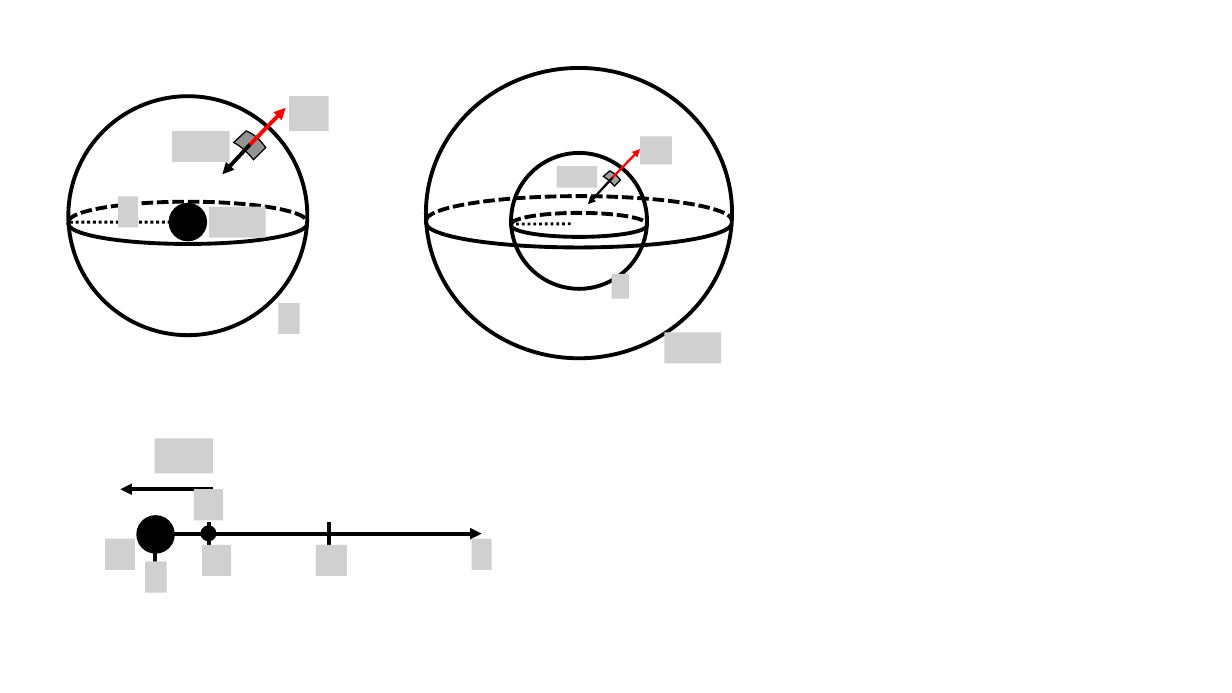
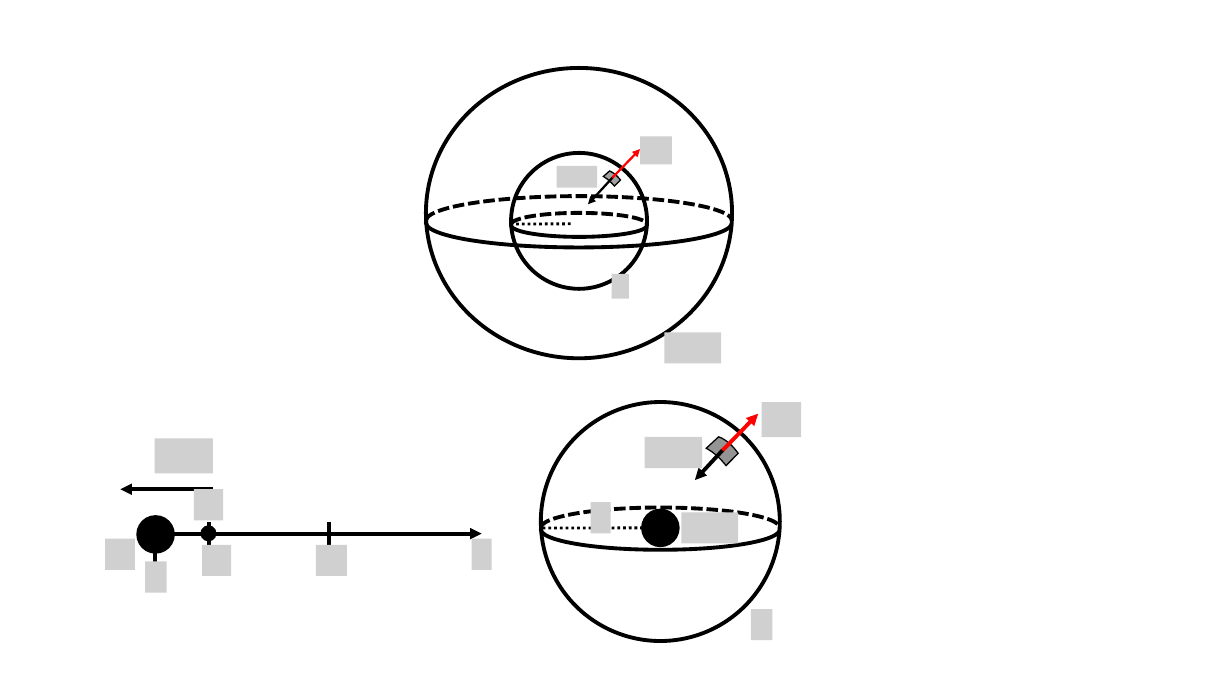
Before and after one commit to OSTP/PhysicsArtofModelling, a slide deck: slide 5 of tex/figures/Gravity/Figures.pptx (slide 4 before the commit). Drawn at 1232x693 pixels with LibreOffice and Linux fonts; fonts in the diff are those of the drawing; grey boxes stand for pictures; background and template pictures are left out. Boxes give left, top, right and bottom in pixels: in the first picture for what was removed or moved away, otherwise in the second. Text is boxed around its words. In the diff, an @@ line names an element or a change of style, - is before the commit and + after.

```diff
--- a/tex/figures/Gravity/Figures.pptx
+++ b/tex/figures/Gravity/Figures.pptx
@@ 5 pictures, 2 arc (boxed as its full ellipse)s, 1 ellipse, 1 line, 1 arrow: place and size @@
-5 pictures, 2 arc (boxed as its full ellipse)s, 1 ellipse, 1 line, 1 arrow at bbox=[68, 96, 329, 335]
+5 pictures, 2 arc (boxed as its full ellipse)s, 1 ellipse, 1 line, 1 arrow at bbox=[541, 402, 801, 641]
@@ 1 ellipse, 1 freeform shape, 1 arrow: place and size @@
-1 ellipse, 1 freeform shape, 1 arrow at bbox=[171, 128, 267, 240]
+1 ellipse, 1 freeform shape, 1 arrow at bbox=[643, 434, 740, 546]
```
Also in this commit, not shown: 5 slides added, 2 slides removed.
